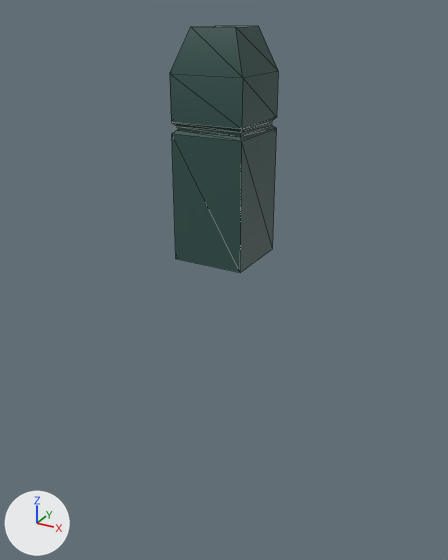
Renders of the FBX model Assets/Art/FBX/gebouw3.fbx from each side of a commit.
Rendered twice from a 50 mm camera at (18.6, -34.0, 8.0) aimed at (-0.4, 0.6, -9.2). Every picture has the same lights, and +X, +Y and +Z are marked at lower left. Mesh edges are drawn as thin lines. Where no turn or scale is listed for an object, it has been applied to the vertices.

Script lines for the objects in view, before the commit:
```python
me_mesh = bpy.data.meshes.new('Mesh')
me_mesh.from_pydata(...)  # 28 vertices, 50 faces; spans x -2.38..2.38, y -2.38..2.38, z -7.02..7.02
me_mesh.materials.append(mat_lambert1)  # dark cyan #31514c
# before: 0 (-2.38, -2.38, -7.02) at pixel (175, 258), 1 (2.38, -2.38, -7.02) at pixel (240, 272), 6 (-2.38, 2.38, -7.02), 7 (2.38, 2.38, -7.02) at pixel (272, 248)
ob_polysurface28 = bpy.data.objects.new('polySurface28', me_mesh)
ob_polysurface28.location = (0.0, 0.0, 0.0)
```
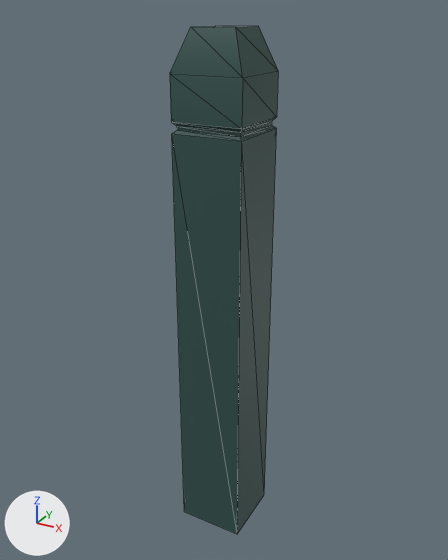
Scene script edits in JSON lines:
```json
{"block": "me_mesh", "where": "me_mesh.from_pydata(...)  # 28 vertices, 50 faces; spans x -2.38..2.38, y -2.38..2.38, z -7.02..7.02"}
{"block": "me_mesh", "where": "# used by ob_polysurface28; location = (0.0, 0.0, 0.0)"}
{"block": "me_mesh", "change": "me_mesh part 1"}
{"op": "add", "block": "me_mesh", "code": "for i in [0, 1, 6, 7]: me_mesh.vertices[i].co += Vector((0.0, 0.0, -21.56))"}
```

Boxes [x1, y1, x2, y2] around the edits, measured in the pictures (448 x 560 px; the box of a moved part takes in the faces that stretch with it):
```json
{"object": "polySurface28", "change": "reshaped", "before": [170, 26, 278, 273], "after": [170, 26, 278, 534], "on screen": "105% taller"}
{"part": 1, "of": "me_mesh", "change": "moved or reshaped", "before": [172, 132, 276, 273], "after": [172, 132, 276, 534]}
```
